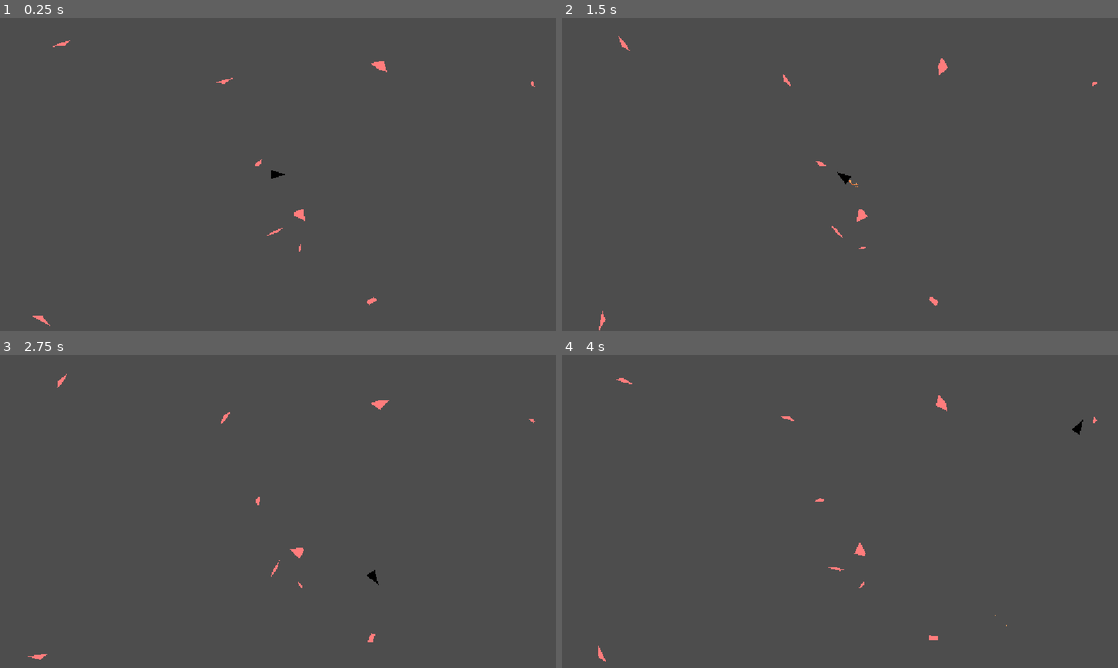
Above: before the commit, frames 1-4 (two rows, left to right).
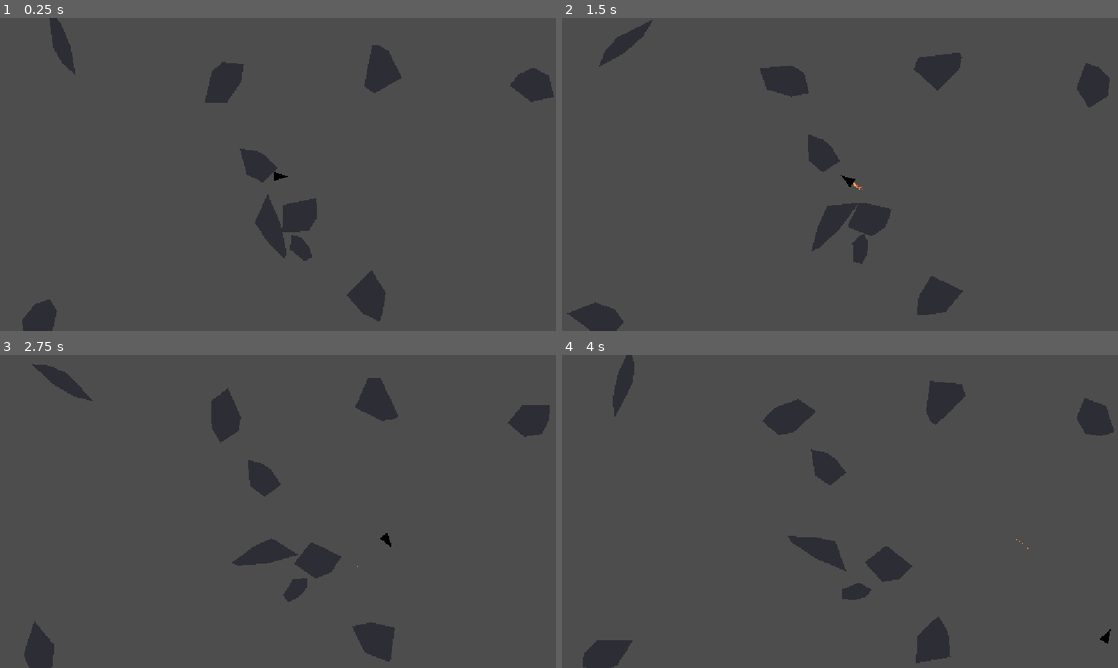
Above: after the commit, the same moments.

Repository: ProudFridge/Asteroids
Game: Godot game, scene res://scenes/game/game.tscn
Same seed, same stepped clock (60 frames per second), same inputs: the game is played once before the commit and once after it.
Inputs (mouse positions are in pixels of both pictures, inside the frame that each line leads up to):
- Up to frame 1 (0.25 s): no input
- Up to frame 2 (1.5 s): tap Enter at 0.5 s; move the mouse to (962, 158) at 0.52 s; hold D (turn_right) 0.53-1.28 s; tap Alt at 0.6 s; click (962, 158) at 0.67 s; move the mouse to (728, 190) at 1.27 s; hold S (backwards) from 1.28 s (still down); tap Shift at 1.35 s
- Up to frame 3 (2.75 s): move the mouse to (333, 442) at 2.02 s; release S (backwards) at 2.03 s; hold D (turn_right) from 2.03 s (still down); tap Alt at 2.1 s
- Up to frame 4 (4 s): move the mouse to (812, 574) at 2.77 s; release D (turn_right) at 2.78 s; hold W (forwards) 2.78-3.53 s; tap Shift at 2.85 s; click (812, 574) at 2.92 s; move the mouse to (1006, 558) at 3.52 s; hold A (turn_left) from 3.53 s (still down); tap Alt at 3.6 s

The runs differ from the first frame. In frame 1, 5.1% of the frame differs, in the area x 4-100%, y 0-100%; in frame 2, 5.3%; in frame 3, 5.3%; in frame 4, 5.4%, in the area x 3-100%, y 0-100%.

Commit message:
Change the type of an Asteroid node to a PhysicsBody2D

Diff:
--- a/player.gd
+++ b/player.gd
@@ -9,6 +9,7 @@
 var viewportSize: Vector2
 
 @onready var thruster_particles: CPUParticles2D = $ThrusterParticles
+@onready var collision_polygon_2d: CollisionPolygon2D = $CollisionPolygon2D
 @export var playerSize: Vector2 = Vector2(15, 30)
 
 func _ready() -> void:
@@ -18,6 +19,7 @@
 	position = get_viewport_rect().size / 2
 	viewportSize = get_viewport_rect().size
 	polygon = create_centered_triangle(playerSize.x, playerSize.y)
+	collision_polygon_2d.polygon = polygon
 
 func _physics_process(delta: float) -> void:
 	# Get the input direction and handle the movement/deceleration.
--- a/scenes/asteroid/asteroid.gd
+++ b/scenes/asteroid/asteroid.gd
@@ -1,4 +1,4 @@
-extends CharacterBody2D
+extends RigidBody2D
 class_name Asteroid
 
 const SPEED: float = 300.0
@@ -8,17 +8,17 @@
 @onready var polygon_2d: Polygon2D = $Polygon2D
 
 var polygon: PackedVector2Array = []
-var boundingBox: Vector2 = Vector2(25,25)
+var boundingBox: Vector2 = Vector2(60,60)
 
 func _ready() -> void:
-	polygon = generate_convex_polygon(4, boundingBox)
+	polygon = generate_convex_polygon(6, boundingBox)
+	#polygon_2d.uv = get_uv(Vector2(128, 128))
 	collision_polygon.polygon = polygon
 	polygon_2d.polygon = polygon
 
-func _physics_process(delta: float) -> void:
-	#velocity = Vector2(100,100)
-	rotation += rotationSpeed * delta
-	move_and_slide()
+	# Initial movement
+	angular_velocity = 1
+
 
 func _draw() -> void:
 	# TODO: come back, polygon is supposed to fit inside the bounding box
@@ -113,6 +113,22 @@
 
 	return points
 
+## Gets the uv points for each vertex of the Polygon2D: does not work right now
+func get_uv(textureSize: Vector2) -> PackedVector2Array:
+	var smallestBounds: Vector2 = Vector2(INF, INF)
+	var highestBounds: Vector2 = Vector2(-INF, -INF)
+	for v: Vector2 in polygon:
+		smallestBounds.x = min(smallestBounds.x, v.x)
+		smallestBounds.y = min(smallestBounds.y, v.y)
+		highestBounds.x = max(highestBounds.x, v.x)
+		highestBounds.y = max(highestBounds.y, v.y)
+
+	var uvPoints: PackedVector2Array = []
+	for v: Vector2 in polygon:
+		uvPoints.append(Vector2(remap(v.x, 0, textureSize.x, 0, 1), remap(v.y, 0, textureSize.y, 0, 1)))
+	print(uvPoints)
+	return uvPoints
+
 func sort_by_angle(a: Vector2, b: Vector2) -> bool:
 	if a.angle() < b.angle():
 		return true
--- a/scenes/asteroid/asteroid.tscn
+++ b/scenes/asteroid/asteroid.tscn
@@ -2,15 +2,16 @@
 
 [ext_resource type="Script" uid="uid://b6kpaxi6vlg2m" path="res://scenes/asteroid/asteroid.gd" id="1_phgi8"]
 
-[node name="Asteroid" type="CharacterBody2D" unique_id=842080069]
-rotation = 0.23760863
-scale = Vector2(0.9998481, 0.9998481)
+[node name="Asteroid" type="RigidBody2D" unique_id=2077462969]
+rotation = 1.655021
+scale = Vector2(0.99985087, 0.99985087)
+gravity_scale = 0.0
+angular_damp_mode = 1
 script = ExtResource("1_phgi8")
 
 [node name="CollisionPolygon" type="CollisionPolygon2D" parent="." unique_id=1453659312]
 polygon = PackedVector2Array(-17.146702, 68.913185, -25, 32.59938, -21.820084, 20.603691, -14.533133, -6.636444, 28.958542, -18.681778, 75.912766, -25, 92.94916, -17.786934, 81.8334, 18.836231, 47.294914, 58.380966, 33.11772, 65.097595)
-disabled = true
 
 [node name="Polygon2D" type="Polygon2D" parent="." unique_id=250673396]
 z_index = -1
-color = Color(1, 0.49, 0.49, 1)
+color = Color(0.1785, 0.179025, 0.21, 1)
--- /dev/null
+++ b/scenes/test/polygon_2d.tscn
@@ -0,0 +1,8 @@
+[gd_scene format=3 uid="uid://cp5a7w0aqcoye"]
+
+[ext_resource type="Texture2D" uid="uid://de3tm6jamsipo" path="res://icon.svg" id="1_o0xmk"]
+
+[node name="Polygon2D" type="Polygon2D" unique_id=1627486076]
+texture = ExtResource("1_o0xmk")
+polygon = PackedVector2Array(-1, 8, 97, 147, 300, 93, 260, 2, 134.69261, -50.864944)
+uv = PackedVector2Array(0, 0, 0, 128, 128, 128, 128, 0, 0.5, 128)
